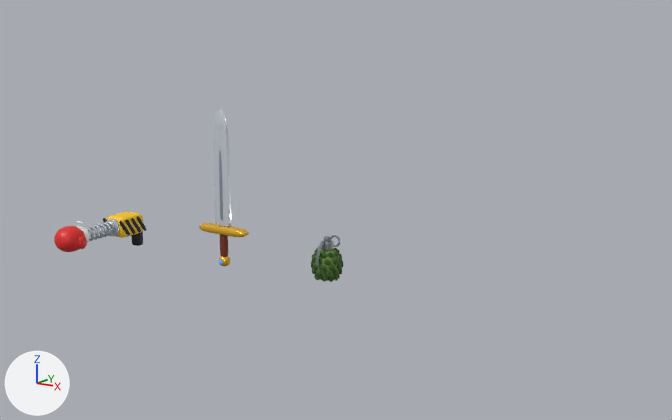
Renders of the Blender file art/weapons/weapons.blend from each side of a commit.
Both versions are drawn from a camera (50 mm lens) standing at (4.3, -4.95, 1.74) and looking at (0.98, -0.01, 0.38). Lighting does not change. The marker at lower left points along +X, +Y and +Z. The picture after the commit comes second.

Before the edit, the objects in view are built like this:
```python
ob_wp_glove = bpy.data.objects.new('WP_Glove', me_wp_glove)
ob_wp_glove.parent = ob_wp_springglove
ob_wp_glove.location = (0.0, -0.505, 0.05)
ob_wp_springbase = bpy.data.objects.new('WP_SpringBase', me_wp_springbase)
ob_wp_springbase.parent = ob_wp_springglove
ob_wp_springbase.location = (0.0, 0.0, 0.0)
ob_wp_swordbody = bpy.data.objects.new('WP_SwordBody', me_wp_swordbody)
ob_wp_swordbody.parent = ob_wp_sword
ob_wp_swordbody.location = (0.0, 0.0, 0.0)
# also in view: 'WP_GrenadeBody' at (0.9, 0.0, 0.05)
```
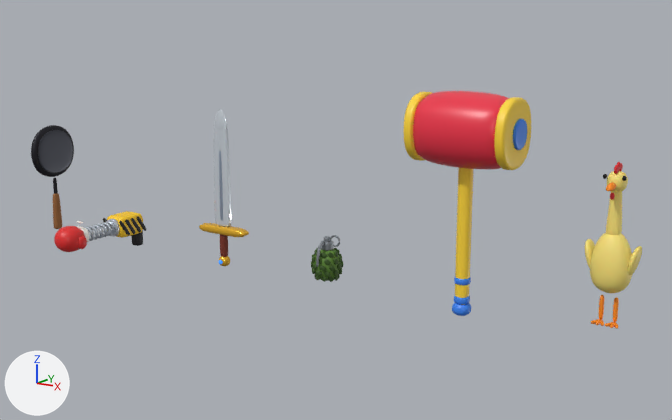
Commit message: New weapons: frying pan and chicken

Changed parts and their boxes [x1, y1, x2, y2] in the pictures (672 x 420 px):
'WP_HammerBody', added: after [404, 91, 531, 316]
    faces in mat_wp_rubberred (red #ed3349): [413, 91, 509, 169]
    faces in mat_wp_toyyellow (yellow #ffd739): [404, 92, 531, 305]
    faces in mat_wp_toyblue (blue #3983f0): [452, 119, 527, 316]
'WP_ChickenBody', added: after [585, 232, 642, 329]
    faces in mat_wp_chickenyellow (yellow #fae379): [585, 232, 642, 293]
    faces in mat_wp_beak (orange #ff8d18): [591, 295, 619, 329]
'WP_PanBody', added: after [31, 125, 74, 229]
    faces in mat_wp_paninside (dark grey #494b53): [38, 130, 73, 173]
    faces in mat_wp_castiron (black #28282e): [31, 125, 74, 194]
    faces in mat_wp_wood (brown #976233): [53, 194, 62, 229]
'WP_ChickenNeck', added (yellow): after [606, 191, 622, 235]
'WP_ChickenHead', added: after [603, 162, 628, 200]
    faces in mat_wp_chickenyellow (yellow #fae379): [607, 171, 628, 192]

Edits to the bpy script that builds the scene:
```text
Add ob_wp_chickenhead:
    ob_wp_chickenhead = bpy.data.objects.new('WP_ChickenHead', me_wp_chickenhead)  # 238 vertices, 222 faces; spans x -0.066..0.066, y -0.16..0.067, z -0.045..0.162; in mat_wp_chickenyellow (yellow #fae379), mat_wp_beak (orange #ff8d18), mat_wp_comb (red #e3232a), mat_wp_eye (black #0c0c11); modifiers SUBSURF
    ob_wp_chickenhead.parent = ob_wp_chickenneck
    ob_wp_chickenhead.location = (0.0, 0.0, 0.24)
Add ob_wp_chickenneck:
    ob_wp_chickenneck = bpy.data.objects.new('WP_ChickenNeck', me_wp_chickenneck)  # 98 vertices, 96 faces; spans x -0.045..0.045, y -0.045..0.045, z -0.01..0.25; in mat_wp_chickenyellow (yellow #fae379); modifiers SUBSURF
    ob_wp_chickenneck.parent = ob_wp_rubberchicken
    ob_wp_chickenneck.location = (0.0, 0.0, 0.48)
Add ob_wp_rubberchicken:
    ob_wp_rubberchicken = bpy.data.objects.new('WP_RubberChicken', None)
    ob_wp_rubberchicken.parent = ob_weapons
    ob_wp_rubberchicken.location = (2.8, 0.0, 0.0)
Add ob_wp_chickenbody:
    ob_wp_chickenbody = bpy.data.objects.new('WP_ChickenBody', me_wp_chickenbody)  # 418 vertices, 396 faces; spans x -0.154..0.154, y -0.11..0.11, z -0.039..0.51; in mat_wp_chickenyellow (yellow #fae379), mat_wp_beak (orange #ff8d18); modifiers SUBSURF
    ob_wp_chickenbody.parent = ob_wp_rubberchicken
    ob_wp_chickenbody.location = (0.0, 0.0, 0.0)
Add ob_wp_panbody:
    ob_wp_panbody = bpy.data.objects.new('WP_PanBody', me_wp_panbody)  # 292 vertices, 282 faces; spans x -0.04..0.04, y -0.22..0.22, z -0.13..0.74; in mat_wp_castiron (black #28282e), mat_wp_paninside (dark grey #494b53), mat_wp_wood (brown #976233); modifiers SUBSURF
    ob_wp_panbody.parent = ob_wp_fryingpan
    ob_wp_panbody.location = (0.0, 0.0, 0.0)
Add ob_wp_fryingpan:
    ob_wp_fryingpan = bpy.data.objects.new('WP_FryingPan', None)
    ob_wp_fryingpan.parent = ob_weapons
    ob_wp_fryingpan.location = (-1.8, 0.0, 0.0)
Add ob_wp_hammerbody:
    ob_wp_hammerbody = bpy.data.objects.new('WP_HammerBody', me_wp_hammerbody)  # 468 vertices, 450 faces; spans x -0.345..0.345, y -0.235..0.235, z -0.165..1.215; in mat_wp_rubberred (red #ed3349), mat_wp_toyyellow (yellow #ffd739), mat_wp_toyblue (blue #3983f0); modifiers SUBSURF
    ob_wp_hammerbody.parent = ob_wp_squeakyhammer
    ob_wp_hammerbody.location = (0.0, 0.0, 0.0)
Add ob_wp_squeakyhammer:
    ob_wp_squeakyhammer = bpy.data.objects.new('WP_SqueakyHammer', None)
    ob_wp_squeakyhammer.parent = ob_weapons
    ob_wp_squeakyhammer.location = (1.9, 0.0, 0.0)
```
